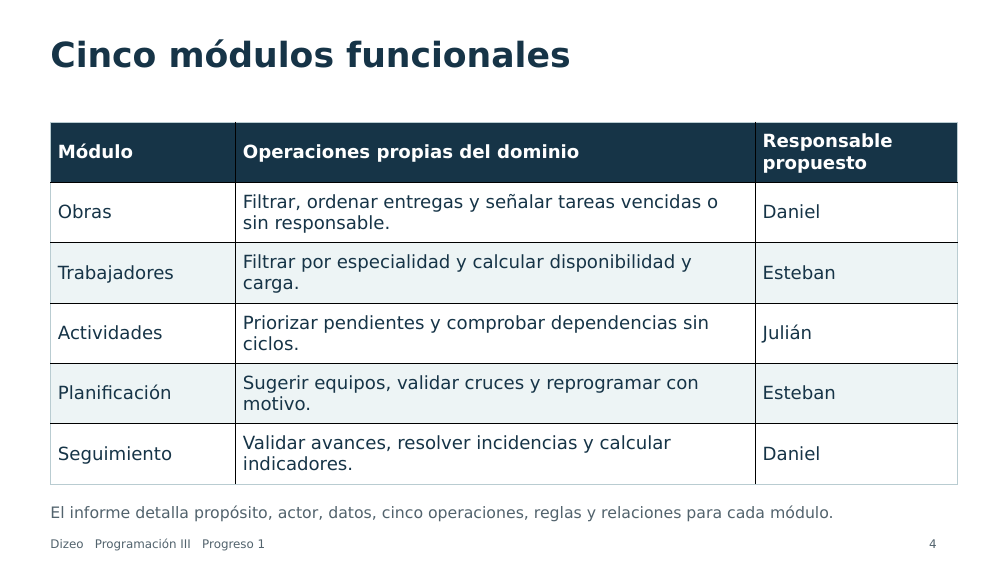
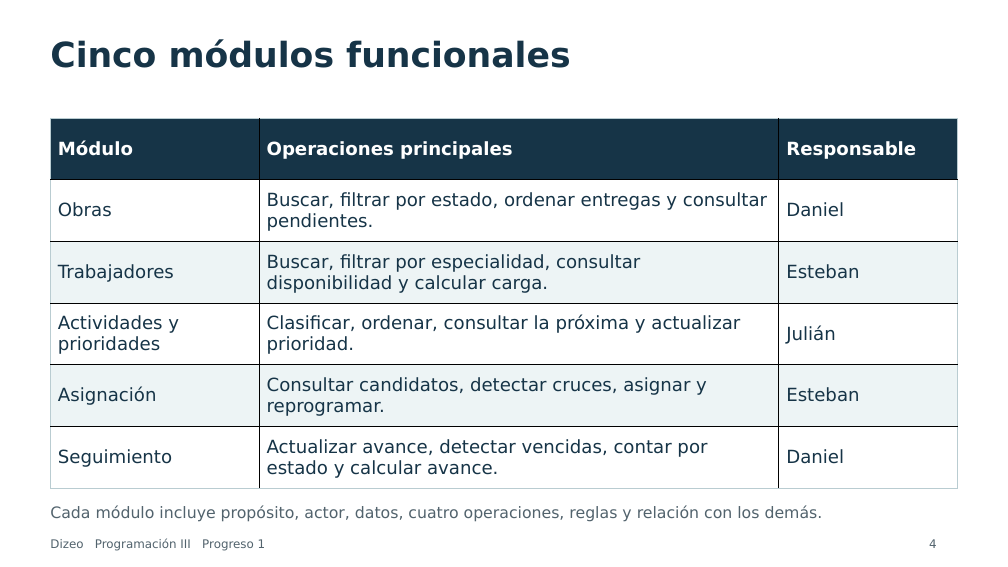
Before and after one commit to dxni999/avanceprogra, a slide deck: slide 4 of docs/presentacion/Presentacion_Dizeo_Progreso1_Final.pptx. Drawn at 1008x567 pixels with LibreOffice and Linux fonts; fonts in the diff are those of the drawing. Boxes give left, top, right and bottom in pixels: in the first picture for what was removed or moved away, otherwise in the second. Text is boxed around its words. In the diff, an @@ line names an element or a change of style, - is before the commit and + after.

```diff
--- a/docs/presentacion/Presentacion_Dizeo_Progreso1_Final.pptx
+++ b/docs/presentacion/Presentacion_Dizeo_Progreso1_Final.pptx
@@ table at <box>51,118,958,488</box> @@
-row 1, column 2: Operaciones propias del dominio
+row 1, column 2: Operaciones principales
-row 1, column 3: Responsable propuesto
+row 1, column 3: Responsable
-row 2, column 2: Filtrar, ordenar entregas y señalar tareas vencidas o sin responsable.
+row 2, column 2: Buscar, filtrar por estado, ordenar entregas y consultar pendientes.
-row 3, column 2: Filtrar por especialidad y calcular disponibilidad y carga.
+row 3, column 2: Buscar, filtrar por especialidad, consultar disponibilidad y calcular carga.
-row 4, column 1: Actividades
+row 4, column 1: Actividades y prioridades
-row 4, column 2: Priorizar pendientes y comprobar dependencias sin ciclos.
+row 4, column 2: Clasificar, ordenar, consultar la próxima y actualizar prioridad.
-row 5, column 1: Planificación
+row 5, column 1: Asignación
-row 5, column 2: Sugerir equipos, validar cruces y reprogramar con motivo.
+row 5, column 2: Consultar candidatos, detectar cruces, asignar y reprogramar.
-row 6, column 2: Validar avances, resolver incidencias y calcular indicadores.
+row 6, column 2: Actualizar avance, detectar vencidas, contar por estado y calcular avance.
@@ table: place and size @@
-table at <box>51,122,959,484</box>
+table at <box>51,118,958,488</box>
@@ text at <box>50,505,823,522</box>: text changed @@
-El informe detalla propósito, actor, datos, cinco operaciones, reglas y relaciones para cada módulo.
+Cada módulo incluye propósito, actor, datos, cuatro operaciones, reglas y relación con los demás.
```
Also in this commit, not shown: 2 other slides changed, 6 slides added, 7 slides removed, 5 other files.
